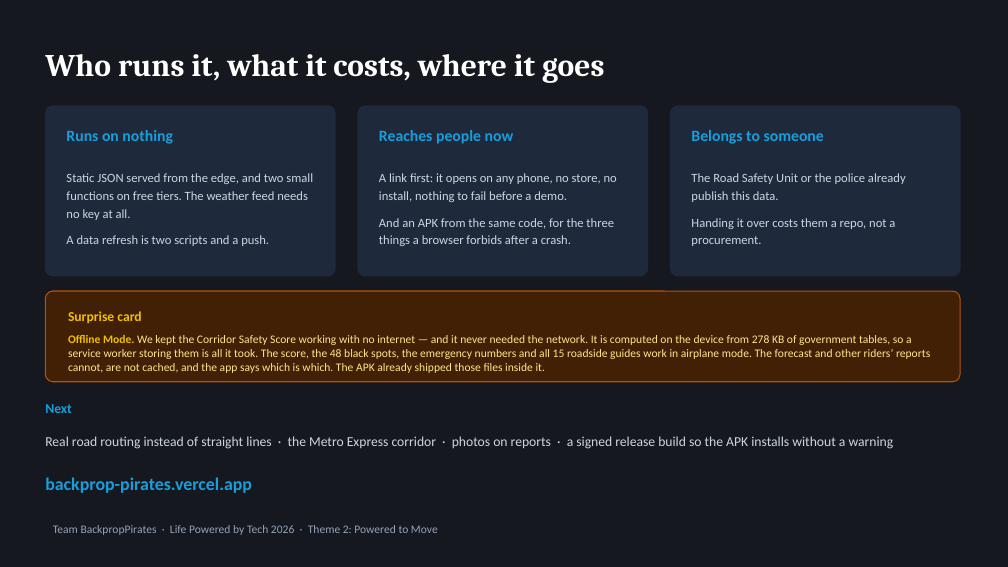
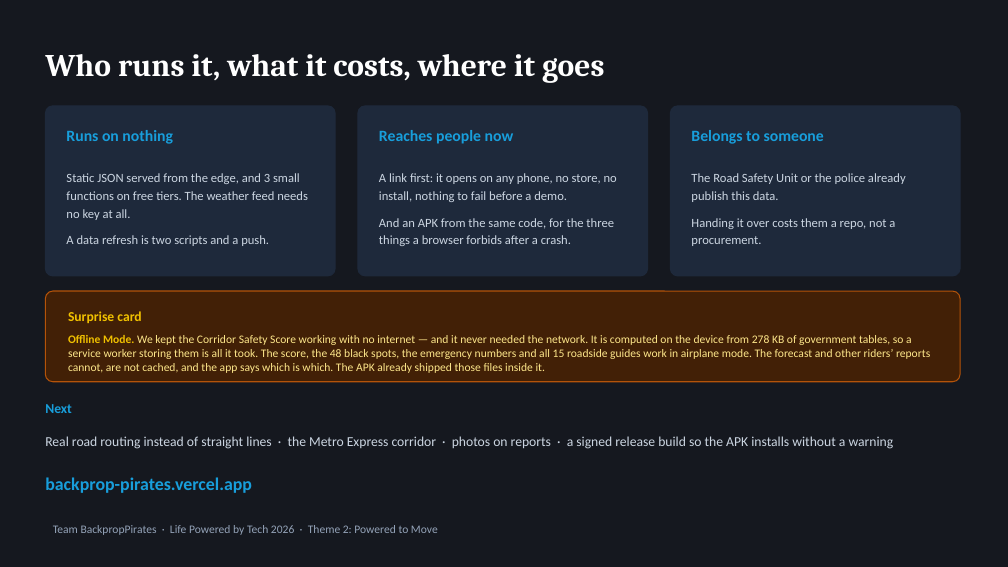
Before and after one commit to sahiljeebun132-dev/BackpropPirates, a slide deck: slide 6 of docs/Zetway-Pitch.pptx. Drawn at 1008x567 pixels with LibreOffice and Linux fonts; fonts in the diff are those of the drawing. Boxes give left, top, right and bottom in pixels: in the first picture for what was removed or moved away, otherwise in the second. Text is boxed around its words. In the diff, an @@ line names an element or a change of style, - is before the commit and + after.

```diff
--- a/docs/Zetway-Pitch.pptx
+++ b/docs/Zetway-Pitch.pptx
@@ text at (66,173,308,220): text changed @@
-Static JSON served from the edge, and two small functions on free tiers. The weather feed needs no key at all.
+Static JSON served from the edge, and 3 small functions on free tiers. The weather feed needs no key at all.
```
Also in this commit, not shown: 1 other slide changed, 4 other files.
